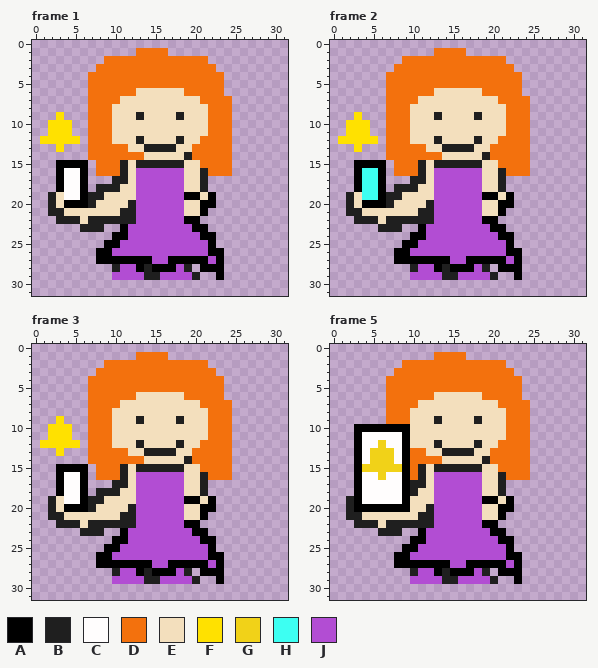
Animated GIF sprite -- assets/converted_enemy_6.gif. The picture above was drawn from the file before the commit.
The file is 32x32 pixels, 11 frames. Colours within 5 levels of each other are drawn and written as one. Shown: frame 1, frame 2, frame 3, frame 5. The commit also changed other frames, which this record leaves out.
Palette (. is transparent): A #000000  B #1f1f1f  C #fffdfd  D #f3710d  E #f3dfbd  F #ffe100  G #f1d218  H #3dfff2  J #b24dd3
And afterwards:
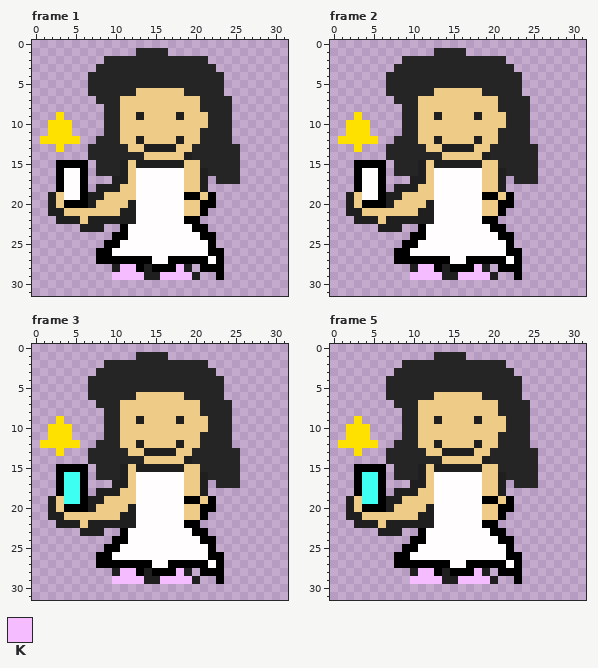
Colours new in this view: K #f5bdff
Changes in this commit:
colour D: #f3710d -> #252525
colour E: #f3dfbd -> #eecb87
Changed rows in their new state; - is a pixel that keeps its letter.
Frame 1:
first column x 7:
 7 .------------------
 8 ..-D----------D----
 9 ..-D---------------
10 ..-D---------------
11 ..-D----------D----
12 .--D---------------
13 ------------------D
14 ------------------D
15 ------------------D
16 ------CCCCCC------D
17 ------CCCCCC----DDD
18 ------CCCCCC-------
19 ------CCCCCC-------
20 ------CCCCCC-------
21 ------CCCCCC-------
22 ------CCCCCC-------
23 -----CCCCCCCC------
24 -----CCCCCCCCC-----
25 ----CCCCCCCCCCC----
26 ---CCCCCCCCCCCC----
27 --------CC-----C---
28 ----KK-----K-------
29 ---KKKK--KKKK------
Frame 2:
first column x 4:
 7 ---.------------------
 8 ---..-D----------D----
 9 ---..-D---------------
10 ---..-D---------------
11 ---..-D----------D----
12 ---.--D---------------
13 ---------------------D
14 ---------------------D
15 ---------------------D
16 CC-------CCCCCC------D
17 CC-------CCCCCC----DDD
18 CC-------CCCCCC-------
19 CC-------CCCCCC-------
20 ---------CCCCCC-------
21 ---------CCCCCC-------
22 ---------CCCCCC-------
23 --------CCCCCCCC------
24 --------CCCCCCCCC-----
25 -------CCCCCCCCCCC----
26 ------CCCCCCCCCCCC----
27 -----------CC-----C---
28 -------KK-----K-------
29 ------KKKK--KKKK------
Frame 3:
first column x 4:
 7 ---.------------------
 8 ---..-D----------D----
 9 ---..-D---------------
10 ---..-D---------------
11 ---..-D----------D----
12 ---.--D---------------
13 ---------------------D
14 ---------------------D
15 ---------------------D
16 HH-------CCCCCC------D
17 HH-------CCCCCC----DDD
18 HH-------CCCCCC-------
19 HH-------CCCCCC-------
20 ---------CCCCCC-------
21 ---------CCCCCC-------
22 ---------CCCCCC-------
23 --------CCCCCCCC------
24 --------CCCCCCCCC-----
25 -------CCCCCCCCCCC----
26 ------CCCCCCCCCCCC----
27 -----------CC-----C---
28 -------KK-----K-------
29 ------KKKK--KKKK------
Frame 5:
first column x 1:
 7 ------.------------------
 8 ------..-D----------D----
 9 --F---..-D---------------
10 -FFF....DD---------------
11 -FFF....DD----------D----
12 FFFFF..DDD---------------
13 --F...DDD---------------D
14 --....DDD---------------D
15 ---AAA.DD---------------D
16 ---HHA.DD---CCCCCC------D
17 ---HHA...---CCCCCC----DDD
18 ---HHA.BB---CCCCCC-------
19 --EHHABBE---CCCCCC-------
20 --E---BEE---CCCCCC-------
21 ------------CCCCCC-------
22 ------------CCCCCC-------
23 -----------CCCCCCCC------
24 -----------CCCCCCCCC-----
25 ----------CCCCCCCCCCC----
26 ---------CCCCCCCCCCCC----
27 --------------CC-----C---
28 ----------KK-----K-------
29 ---------KKKK--KKKK------
